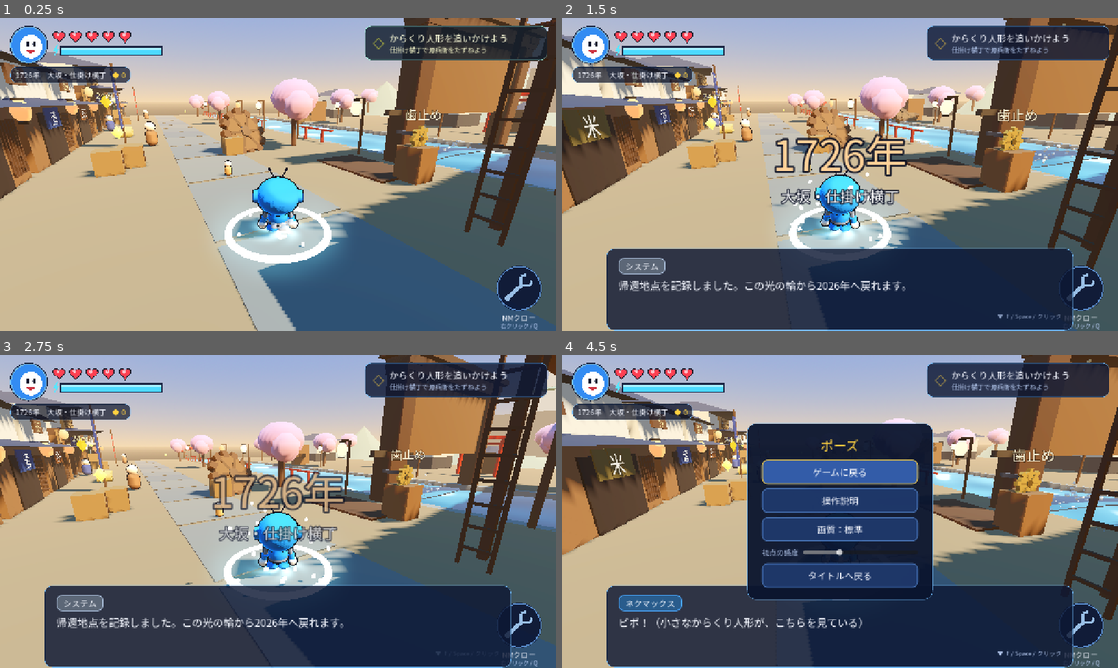
Above: before the commit, frames 1-4 (two rows, left to right).
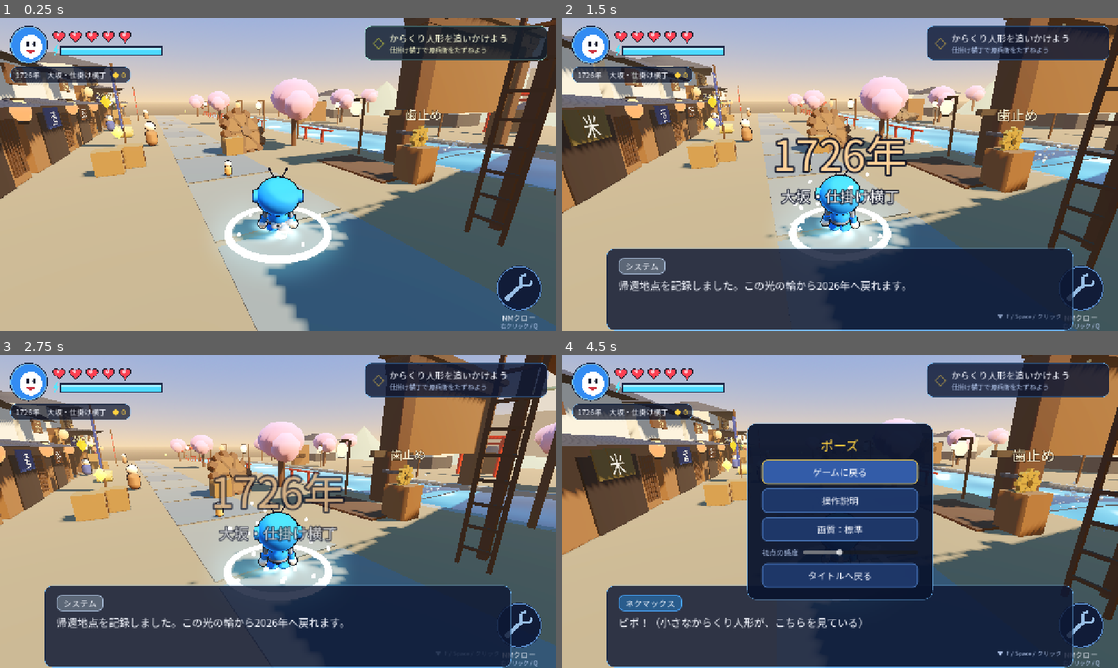
Above: after the commit, the same moments.

Repository: tomy1031/nexmax_chronicle
Game: Godot game, scene res://scenes/eras/Edo_Canal.tscn
Two runs of this game, one before a commit and one after it. Both use one fixed random seed, a clock stepped at 60 frames per second and the inputs below. This scene is started directly instead of the project's main scene.
Inputs (mouse positions are in pixels of both pictures, inside the frame that each line leads up to):
- Up to frame 1 (0.25 s): no input
- Up to frame 2 (1.5 s): tap Enter at 0.5 s; move the mouse to (962, 158) at 0.52 s; hold D (move_right) 0.53-1.28 s; hold Space (advance) 0.53-1.28 s; click (962, 158) at 0.67 s; move the mouse to (812, 174) at 1.27 s; hold W (move_forward) from 1.28 s (still down); tap Q (claw_aim) at 1.35 s
- Up to frame 3 (2.75 s): keep holding W (move_forward); move the mouse to (289, 505) at 2.02 s; tap Shift (dash) at 2.1 s
- Up to frame 4 (4.5 s): keep holding W (move_forward); move the mouse to (834, 517) at 2.77 s; tap F (interact) at 2.85 s; click (834, 517) at 2.92 s; move the mouse to (878, 514) at 3.52 s; hold E (primary) 3.53-4.28 s; move the mouse to (795, 508) at 4.27 s; tap P at 4.35 s

The runs differ from the first frame. In frame 1, 3.2% of the frame differs, in the area x 0-100%, y 0-100%; in frame 2, 3.0%; in frame 3, 2.3%; in frame 4, 2.4%.

Commit message:
Reduce draw calls: merge static meshes, trim small shadows, single shadow split
- LevelKit.merge_static() merges non-moving meshes per material
- LevelKit.trim_shadows() disables shadows on tiny parts (EraBase applies it)
- Orthogonal directional shadow (one split) for the web build
- tests/PerfProbe.tscn prints draw calls / primitives / FPS per scene
- Edo: 1302 -> 660 draw calls

Co-Authored-By: Claude Opus 5.5 <noreply@anthropic.com>

Diff:
--- a/scripts/eras/edo_canal.gd
+++ b/scripts/eras/edo_canal.gd
@@ -77,6 +77,19 @@
 	add_spawn("default", Vector3(14.8, 0.1, 12.8), 62.0)
 
 	_build_npcs()
+	# 動くもの以外を結合してドローコールを減らす（Web・M1 8GB 向け）
+	LevelKit.merge_static(self)
+	if Game.debug_args.has("edo_demo"):
+		_debug_demo.call_deferred()
+
+
+## 検証用：パズルの「合図待ち」状態をすぐ再現する（-- --edo_demo）
+func _debug_demo() -> void:
+	await get_tree().create_timer(0.3).timeout
+	puzzle_active = true
+	gate_hold.grab_enabled = true
+	logic.grab()
+	logic.progress = 0.995
 
 
 func _build_ground() -> void:
@@ -86,7 +99,7 @@
 	# 石畳の帯
 	for i in 18:
 		var x := -34.0 + i * 3.9
-		LevelKit.box(self, Vector3(x, 0.01, 12.5), Vector3(3.7, 0.04, 3.2), Color(0.6, 0.55, 0.48).lerp(Color(0.52, 0.5, 0.47), fmod(i * 0.37, 1.0)), false)
+		LevelKit.box(self, Vector3(x, 0.01, 12.5), Vector3(3.7, 0.04, 3.2), [Color(0.6, 0.55, 0.48), Color(0.56, 0.53, 0.48), Color(0.52, 0.5, 0.47)][i % 3], false)
 	# 範囲の見えない壁
 	LevelKit.wall(self, Vector3(-37, 3, 0), Vector3(1, 12, 60))
 	LevelKit.wall(self, Vector3(35, 3, 0), Vector3(1, 12, 60))
@@ -101,7 +114,7 @@
 		LevelKit.box(self, Vector3(-1, -1.5, 4.25 * sz), Vector3(74, 3.0, 0.5), C_STONE, true)
 		for i in 24:
 			var x := -36.0 + i * 3.1
-			LevelKit.box(self, Vector3(x, -0.6, 4.02 * sz), Vector3(1.4, 0.5, 0.08), C_STONE.darkened(0.12 + fmod(i * 0.29, 1.0) * 0.08), false)
+			LevelKit.box(self, Vector3(x, -0.6, 4.02 * sz), Vector3(1.4, 0.5, 0.08), C_STONE.darkened([0.12, 0.16, 0.2][i % 3]), false)
 	# 水面：上流（屋根付き水路側）と下流
 	LevelKit.water(self, Vector3(26.0, WATER_UP, 0), Vector2(28, 8.0), Color(0.06, 0.28, 0.42), Color(0.3, 0.68, 0.78), Vector2(-0.25, 0.0))
 	water_down = LevelKit.water(self, Vector3(-14.0, _down_level, 0), Vector2(52, 8.0), Color(0.06, 0.28, 0.42), Color(0.3, 0.68, 0.78),
@@ -262,6 +275,7 @@
 	LevelKit.box(self, Vector3(GATE_X, 6.3, 0), Vector3(1.4, 0.3, 11.0), Color(0.32, 0.22, 0.15), false)
 	LevelKit.cyl(self, Vector3(GATE_X, 6.25, 2.6), 0.32, 0.4, Color(0.4, 0.3, 0.2), false, Vector3(0, 0, 90))  # 滑車
 	board = Node3D.new()
+	board.add_to_group("dynamic")
 	board.position = Vector3(GATE_X, BOARD_CLOSED_Y if TimelineState.gate_repaired else BOARD_OPEN_Y, 0)
 	add_child(board)
 	LevelKit.box(board, Vector3.ZERO, Vector3(0.36, 3.2, 8.5), Color(0.5, 0.35, 0.22))
@@ -271,6 +285,7 @@
 	var rm := BoxMesh.new()
 	rm.size = Vector3(0.07, 1.0, 0.07)
 	_rope = LevelKit.mesh(self, rm, Vector3(GATE_X, 5.0, 2.6), LevelKit.mat(Color(0.85, 0.78, 0.6)))
+	_rope.add_to_group("dynamic")
 
 	# 南岸の軸受台
 	LevelKit.box(self, Vector3(GATE_X, 1.15, 5.25), Vector3(0.9, 2.3, 0.4), C_WOOD_DARK)                # 軸受（歯車の奥）
@@ -290,6 +305,7 @@
 	var small := LevelKit.gear(ratchet, Vector3(0, 1.45, 0), 0.4, 0.12, Color(0.7, 0.55, 0.28), 8)
 	small.name = "RatchetWheel"
 	small.rotation.y = PI * 0.5
+	small.add_to_group("dynamic")
 	_ratchet_wheel = small
 	LevelKit.box(ratchet, Vector3(-0.5, 1.6, 0), Vector3(0.7, 0.12, 0.12), Color(0.3, 0.3, 0.32), false)
 	LevelKit.label(ratchet, "歯止め", Vector3(0, 2.25, 0), 40, Color(1, 0.95, 0.8), true, Vector3.ZERO, Color(0, 0, 0, 0.7))
@@ -350,6 +366,7 @@
 	add_child(spray)
 
 	_boat_root = Node3D.new()
+	_boat_root.add_to_group("dynamic")
 	add_child(_boat_root)
 
 
@@ -397,6 +414,7 @@
 		LevelKit.box(n, Vector3(0, 2.5, 2.52), Vector3(1.0, 1.0, 0.06), Color(0.2, 0.2, 0.22), false)
 	# 水車
 	_wheel = Node3D.new()
+	_wheel.add_to_group("dynamic")
 	_wheel.position = Vector3(-10.0, 1.2, -5.0)
 	add_child(_wheel)
 	var wv := LevelKit.gear(_wheel, Vector3.ZERO, 2.2, 0.5, Color(0.5, 0.36, 0.22), 14, Color(0.4, 0.28, 0.18))
--- a/scripts/eras/era_base.gd
+++ b/scripts/eras/era_base.gd
@@ -25,6 +25,7 @@
 	_apply_debug_args()
 	_build_world()
 	_spawn_player()
+	LevelKit.trim_shadows(self)
 	marker = ObjectiveMarker.new()
 	add_child(marker)
 	Hud.show_gameplay(true)
--- a/scripts/world/level_kit.gd
+++ b/scripts/world/level_kit.gd
@@ -366,8 +366,8 @@
 	sun.light_energy = sun_energy * 0.82
 	sun.rotation_degrees = sun_rot
 	sun.shadow_enabled = not Game.low_quality
-	sun.directional_shadow_max_distance = 45.0
-	sun.directional_shadow_mode = DirectionalLight3D.SHADOW_PARALLEL_2_SPLITS
+	sun.directional_shadow_max_distance = 38.0
+	sun.directional_shadow_mode = DirectionalLight3D.SHADOW_ORTHOGONAL
 	sun.shadow_bias = 0.04
 	sun.shadow_normal_bias = 1.5
 	parent.add_child(sun)
@@ -405,3 +405,75 @@
 	l.material_override = mat(color, 1.6, 0.6)
 	cyl(parent, pos + Vector3(0, 0.38, 0), 0.16, 0.08, Color(0.15, 0.12, 0.1))
 	cyl(parent, pos - Vector3(0, 0.38, 0), 0.16, 0.08, Color(0.15, 0.12, 0.1))
+
+
+# ---------------------------------------------------------------- 静的メッシュの結合（Web向けの軽量化）
+
+## root 以下の「動かない」メッシュを、同じマテリアルごとに1つのメッシュへまとめてドローコールを減らす。
+## 次のものは対象外：グループ "dynamic" の子孫、VariantSwitch・Npc・ClawTarget・Portal・Crystal・
+## CharacterBody3D・パーティクル・非表示ノード、透明／シェーダー／輪郭線つきマテリアル。
+## 戻り値は生成した結合メッシュの数。
+static func merge_static(root: Node3D) -> int:
+	var groups := {}
+	var inv := root.global_transform.affine_inverse()
+	_collect_static(root, inv, groups)
+	var made := 0
+	for key in groups:
+		var items: Array = groups[key]
+		if items.size() < 2:
+			continue
+		var st := SurfaceTool.new()
+		st.begin(Mesh.PRIMITIVE_TRIANGLES)
+		for it in items:
+			st.append_from(it[0], 0, it[1])
+		var mi := MeshInstance3D.new()
+		mi.name = "Merged_%d" % made
+		mi.mesh = st.commit()
+		mi.material_override = items[0][3]
+		root.add_child(mi)
+		made += 1
+		for it in items:
+			(it[2] as Node).queue_free()
+	return made
+
+
+static func _collect_static(node: Node, inv: Transform3D, groups: Dictionary) -> void:
+	for child in node.get_children():
+		if _skip_merge(child):
+			continue
+		if child is MeshInstance3D:
+			var mi := child as MeshInstance3D
+			var m := mi.material_override as StandardMaterial3D
+			if m != null and mi.mesh != null and m.next_pass == null \
+					and m.transparency == BaseMaterial3D.TRANSPARENCY_DISABLED \
+					and mi.get_script() == null and mi.get_child_count() == 0 \
+					and mi.cast_shadow == GeometryInstance3D.SHADOW_CASTING_SETTING_ON:
+				var key := m.get_instance_id()
+				if not groups.has(key):
+					groups[key] = []
+				groups[key].append([mi.mesh, inv * mi.global_transform, mi, m])
+				continue
+		_collect_static(child, inv, groups)
+
+
+static func _skip_merge(n: Node) -> bool:
+	if n.is_in_group("dynamic"):
+		return true
+	if n is Node3D and not (n as Node3D).visible:
+		return true
+	if n is VariantSwitch or n is Npc or n is ClawTarget or n is Portal or n is Crystal \
+			or n is CharacterBody3D or n is CPUParticles3D or n is GPUParticles3D or n is Camera3D:
+		return true
+	return n.get_script() != null and not (n is StaticBody3D)
+
+
+## 小さな部品は影を落とさないようにする（影のパスのドローコールを減らす）。
+static func trim_shadows(root: Node, max_size: float = 0.35) -> void:
+	for n in root.find_children("*", "MeshInstance3D", true, false):
+		var mi := n as MeshInstance3D
+		if mi.mesh == null or mi.cast_shadow == GeometryInstance3D.SHADOW_CASTING_SETTING_OFF:
+			continue
+		var aabb := mi.get_aabb()
+		var s := aabb.size * mi.global_transform.basis.get_scale()
+		if maxf(s.x, maxf(s.y, s.z)) < max_size:
+			mi.cast_shadow = GeometryInstance3D.SHADOW_CASTING_SETTING_OFF
--- /dev/null
+++ b/tests/PerfProbe.tscn
@@ -0,0 +1,6 @@
+[gd_scene load_steps=2 format=3]
+
+[ext_resource type="Script" path="res://tests/perf_probe.gd" id="1_perf"]
+
+[node name="PerfProbe" type="Node"]
+script = ExtResource("1_perf")
--- /dev/null
+++ b/tests/perf_probe.gd
@@ -0,0 +1,43 @@
+extends Node
+## 描画負荷の計測（仕様 §14.4：M1 8GB で 30fps 以上が目標。Web版はさらに厳しい）。
+## 実行（ウィンドウあり）: godot --path . res://tests/PerfProbe.tscn -- --shot
+## 各シーンを読み込み、数秒後のドローコール・プリミティブ数・オブジェクト数・FPS を表示する。
+
+const SCENES := [
+	["res://scenes/ui/Title.tscn", "", ""],
+	["res://scenes/eras/Future_Canal.tscn", "future_intro", ""],
+	["res://scenes/eras/Future_Canal.tscn", "future_return", "intro_done,gate_repaired,genbei_drawing_found,drawing_confirmed"],
+	["res://scenes/eras/Present_Canal.tscn", "present_start", ""],
+	["res://scenes/eras/Present_Canal.tscn", "present_ido", "met_matsui,gate_repaired,genbei_drawing_found,drawing_confirmed"],
+	["res://scenes/eras/Edo_Canal.tscn", "edo_arrive", ""],
+	["res://scenes/hub/DimensionalWorkshop.tscn", "hub_start", "drawing_confirmed"],
+	["res://scenes/prototype/ClawPrototype.tscn", "proto_start", ""],
+]
+
+
+func _ready() -> void:
+	Game.debug_args["nostory"] = "1"
+	var only := str(Game.debug_args.get("only", ""))
+	for e in SCENES:
+		if only != "" and not str(e[0]).contains(only):
+			continue
+		TimelineState.reset()
+		for f in str(e[2]).split(",", false):
+			TimelineState.set(f, true)
+		TimeTravel.pending_spawn = e[1]
+		var inst: Node = (load(e[0]) as PackedScene).instantiate()
+		add_child(inst)
+		for i in 150:
+			await get_tree().process_frame
+		var draws := Performance.get_monitor(Performance.RENDER_TOTAL_DRAW_CALLS_IN_FRAME)
+		var prims := Performance.get_monitor(Performance.RENDER_TOTAL_PRIMITIVES_IN_FRAME)
+		var objs := Performance.get_monitor(Performance.RENDER_TOTAL_OBJECTS_IN_FRAME)
+		var nodes := Performance.get_monitor(Performance.OBJECT_NODE_COUNT)
+		var mem := Performance.get_monitor(Performance.MEMORY_STATIC) / 1048576.0
+		print("PERF %-46s spawn=%-14s fps=%3d draws=%5d prims=%7d objs=%5d nodes=%5d mem=%.0fMB" % [
+			e[0].get_file(), e[1], Engine.get_frames_per_second(), draws, prims, objs, nodes, mem])
+		inst.queue_free()
+		Hud.reset_for_title()
+		await get_tree().process_frame
+		await get_tree().process_frame
+	get_tree().quit()
